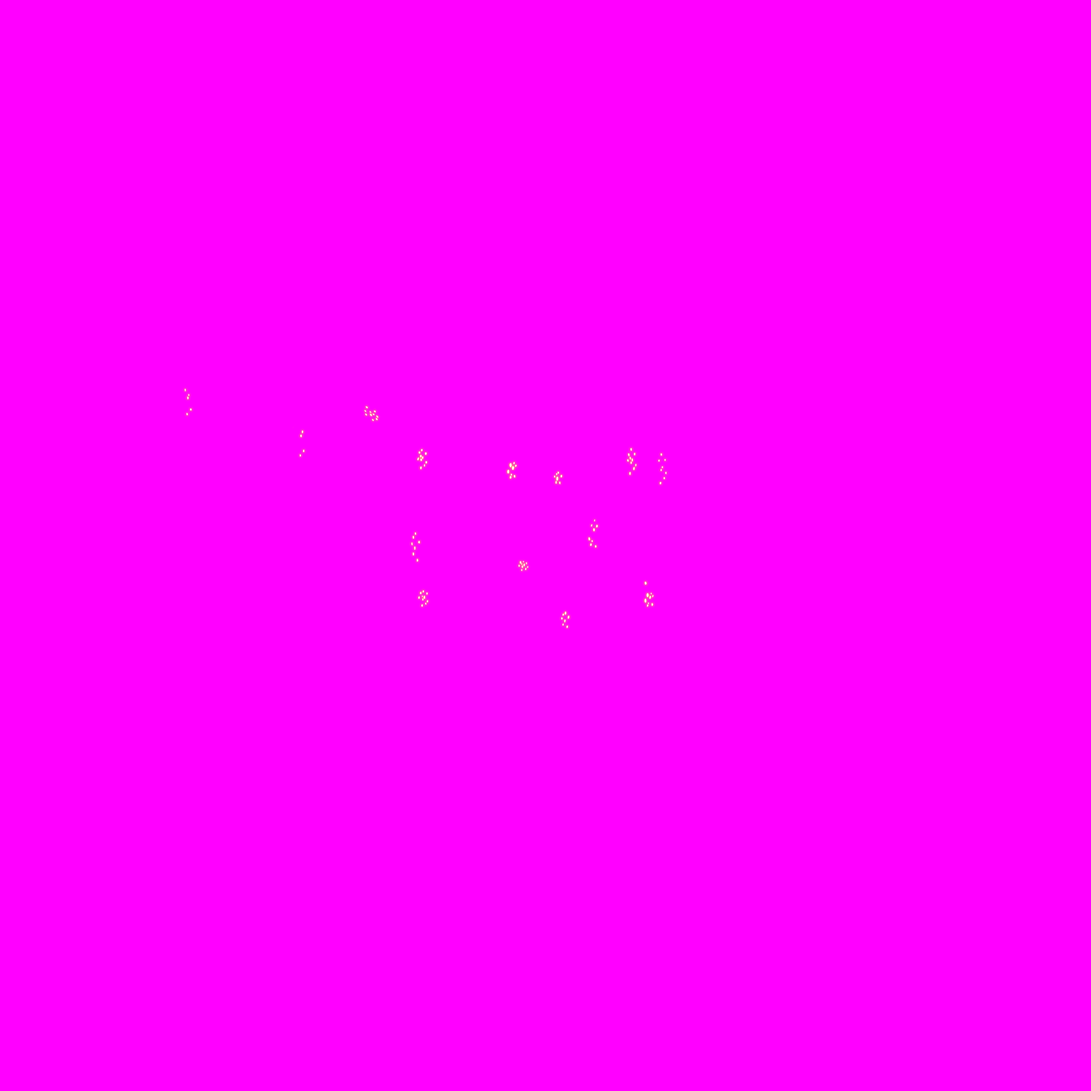
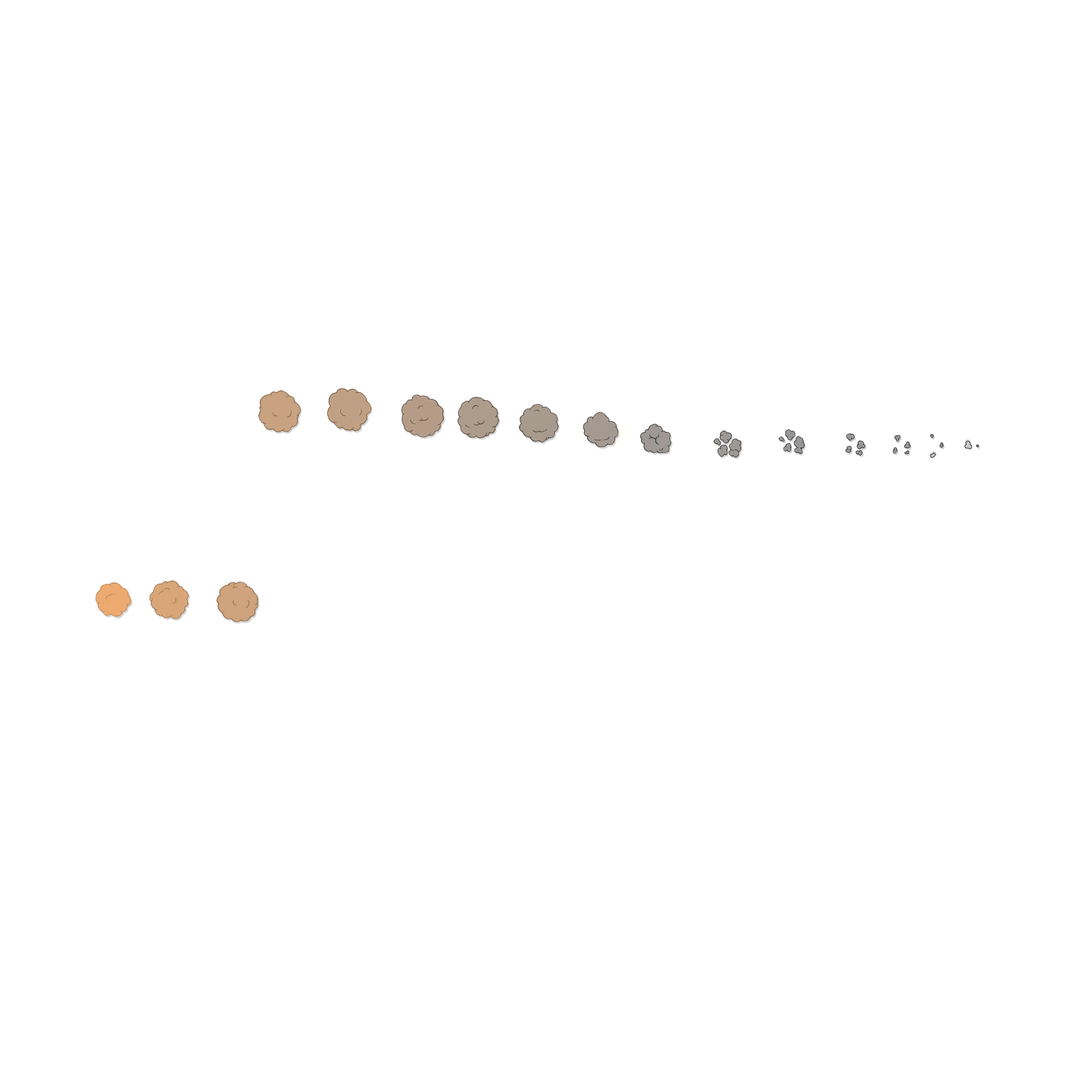
Layered file, before and after one edit (1091x1091). Changes by layer:
showed group "그룹 1" (1 layers) over [95, 128, 1011, 1052]
painted on "레이어 33" over [95, 387, 985, 929]
hid group "그룹 2" (14 layers) over [182, 386, 670, 631]
hid "레이어 4" over [0, 0, 1091, 1091]
